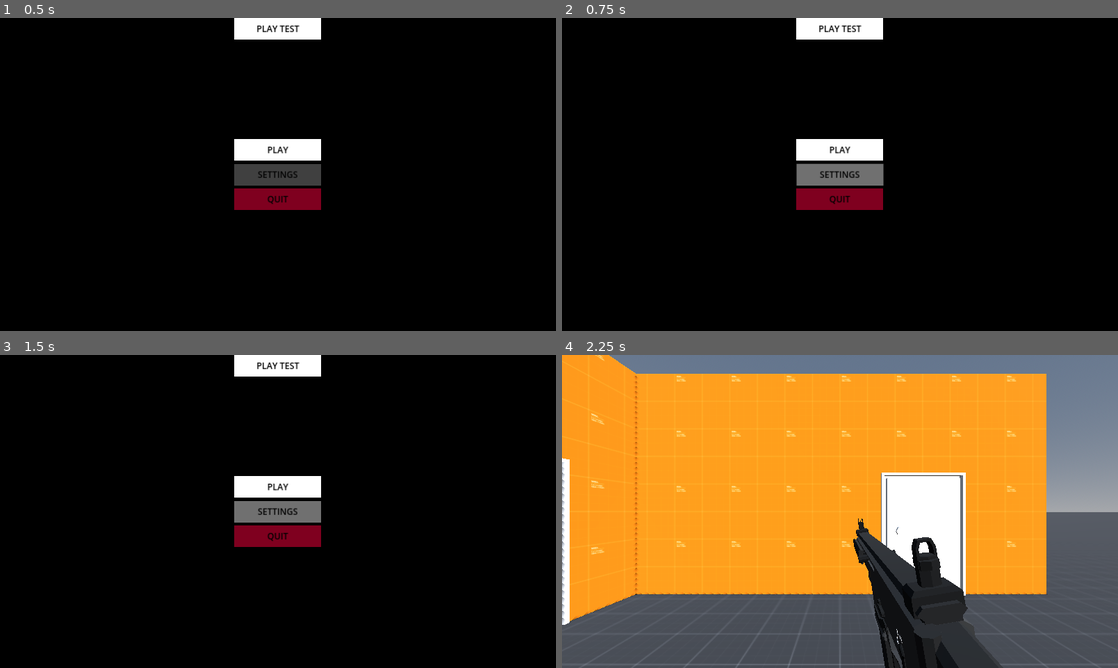
Above: before the commit, frames 1-4 (two rows, left to right).
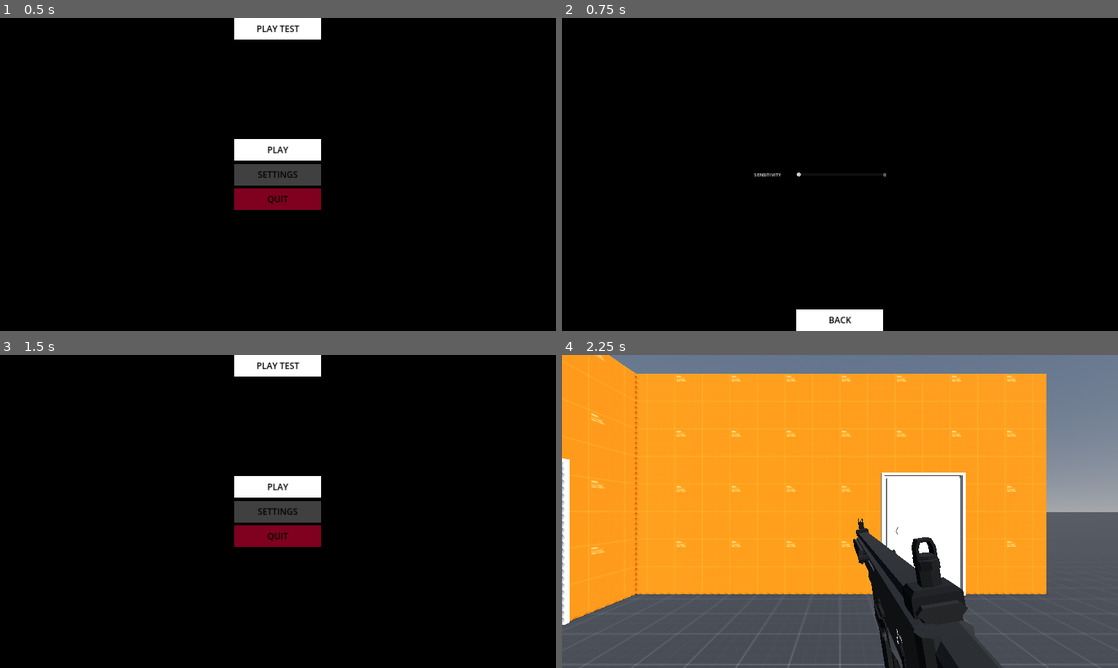
Above: after the commit, the same moments.

Repository: Ieida/Tactical-FPS-Godot
Game: Godot game, scene res://main_menu/main_menu.tscn
Same seed, same stepped clock (60 frames per second), same inputs: the game is played once before the commit and once after it. The engine's default icon, where the game draws it, is replaced by a stand-in: a white triangle on a blue panel in a dark square.
Inputs (mouse positions are in pixels of both pictures, inside the frame that each line leads up to):
- Up to frame 1 (0.5 s): no input
- Up to frame 2 (0.75 s): click "SETTINGS" at 0.5 s
- Up to frame 3 (1.5 s): click (278, 658) at 1.25 s, where only the run after the commit has a clickable "BACK"
- Up to frame 4 (2.25 s): click "PLAY TEST" at 2 s

Frame 1 is identical in both runs. In frame 2, 5.4% of the frame differs, in the area x 34-59%, y 0-100%; in frame 3, 1.0%; in frame 4, nothing differs.
Error after the commit: Invalid access to property or key 'value' on a base object of type 'Nil'. (res://main_menu/main_menu.tscn::GDScript_hcjw5:6)

Commit message:
added settings to main menu

Diff:
--- a/main_menu/main_menu.tscn
+++ b/main_menu/main_menu.tscn
@@ -1,6 +1,36 @@
-[gd_scene load_steps=7 format=3 uid="uid://bfc5uoymqgvht"]
+[gd_scene load_steps=10 format=3 uid="uid://bfc5uoymqgvht"]
 
 [ext_resource type="PackedScene" uid="uid://cupa3ej4bslnb" path="res://menu_button/menu_button.tscn" id="1_p7dyk"]
+
+[sub_resource type="GDScript" id="GDScript_05nvt"]
+resource_name = "main_menu"
+script/source = "extends Control
+
+func _ready():
+	$MainMenu.show()
+	$SettingsMenu.hide()
+
+	# Button signals
+	$MainMenu/Play.pressed.connect(_on_main_menu_play_pressed)
+	$MainMenu/Settings.pressed.connect(_on_main_menu_settings_pressed)
+	$MainMenu/Quit.pressed.connect(_on_main_menu_quit_pressed)
+
+	$SettingsMenu/Back.pressed.connect(_on_settings_menu_back_pressed)
+
+func _on_main_menu_play_pressed():
+	print(\"MAIN MENU PLAY NOT IMPLEMENTED\")
+
+func _on_main_menu_settings_pressed():
+	$MainMenu.hide()
+	$SettingsMenu.show()
+
+func _on_main_menu_quit_pressed():
+	get_tree().quit(0)
+
+func _on_settings_menu_back_pressed():
+	$SettingsMenu.hide()
+	$MainMenu.show()
+"
 
 [sub_resource type="StyleBoxFlat" id="StyleBoxFlat_b122x"]
 resource_local_to_scene = true
@@ -33,6 +63,26 @@
 resource_local_to_scene = true
 bg_color = Color(0.498039, 0, 0.121569, 1)
 
+[sub_resource type="StyleBoxFlat" id="StyleBoxFlat_5o15y"]
+resource_local_to_scene = true
+bg_color = Color(1, 1, 1, 1)
+
+[sub_resource type="GDScript" id="GDScript_hcjw5"]
+resource_name = "sensitivity_slider"
+script/source = "extends HSlider
+
+@export var sens: Sensitivity
+
+func _ready():
+	set_value_no_signal(sens.value)
+	$Label2.text = str(sens.value)
+	value_changed.connect(_on_value_changed)
+
+func _on_value_changed(new_value: float):
+	$Label2.text = str(new_value)
+	sens.value = new_value
+"
+
 [node name="MainMenu" type="Control"]
 layout_mode = 3
 anchors_preset = 15
@@ -40,8 +90,9 @@
 anchor_bottom = 1.0
 grow_horizontal = 2
 grow_vertical = 2
-
-[node name="ColorRect" type="ColorRect" parent="."]
+script = SubResource("GDScript_05nvt")
+
+[node name="Background" type="ColorRect" parent="."]
 layout_mode = 1
 anchors_preset = 15
 anchor_right = 1.0
@@ -50,7 +101,16 @@
 grow_vertical = 2
 color = Color(0, 0, 0, 1)
 
-[node name="PlayTest" parent="." instance=ExtResource("1_p7dyk")]
+[node name="MainMenu" type="Control" parent="."]
+visible = false
+layout_mode = 1
+anchors_preset = 15
+anchor_right = 1.0
+anchor_bottom = 1.0
+grow_horizontal = 2
+grow_vertical = 2
+
+[node name="PlayTest" parent="MainMenu" instance=ExtResource("1_p7dyk")]
 layout_mode = 1
 anchors_preset = 5
 anchor_left = 0.5
@@ -66,8 +126,9 @@
 theme_override_styles/focus = SubResource("StyleBoxFlat_b122x")
 text = "PLAY TEST"
 script = SubResource("GDScript_ysa8p")
-
-[node name="Play" parent="." instance=ExtResource("1_p7dyk")]
+stylebox = SubResource("StyleBoxFlat_b122x")
+
+[node name="Play" parent="MainMenu" instance=ExtResource("1_p7dyk")]
 layout_mode = 1
 anchors_preset = 8
 anchor_left = 0.5
@@ -88,7 +149,7 @@
 text = "PLAY"
 stylebox = SubResource("StyleBoxFlat_hbqke")
 
-[node name="Settings" parent="." instance=ExtResource("1_p7dyk")]
+[node name="Settings" parent="MainMenu" instance=ExtResource("1_p7dyk")]
 layout_mode = 1
 anchors_preset = 8
 anchor_left = 0.5
@@ -109,7 +170,7 @@
 text = "SETTINGS"
 stylebox = SubResource("StyleBoxFlat_s8my8")
 
-[node name="Quit" parent="." instance=ExtResource("1_p7dyk")]
+[node name="Quit" parent="MainMenu" instance=ExtResource("1_p7dyk")]
 layout_mode = 1
 anchors_preset = 8
 anchor_left = 0.5
@@ -129,3 +190,71 @@
 theme_override_styles/focus = SubResource("StyleBoxFlat_1dx85")
 text = "QUIT"
 stylebox = SubResource("StyleBoxFlat_1dx85")
+
+[node name="SettingsMenu" type="Control" parent="."]
+layout_mode = 1
+anchors_preset = 15
+anchor_right = 1.0
+anchor_bottom = 1.0
+grow_horizontal = 2
+grow_vertical = 2
+
+[node name="Back" parent="SettingsMenu" instance=ExtResource("1_p7dyk")]
+layout_mode = 1
+anchors_preset = 7
+anchor_left = 0.5
+anchor_top = 1.0
+anchor_right = 0.5
+anchor_bottom = 1.0
+offset_left = -150.0
+offset_top = -75.0
+offset_right = 150.0
+offset_bottom = 0.0
+grow_horizontal = 2
+grow_vertical = 0
+theme_override_styles/normal = SubResource("StyleBoxFlat_5o15y")
+theme_override_styles/hover = SubResource("StyleBoxFlat_5o15y")
+theme_override_styles/pressed = SubResource("StyleBoxFlat_5o15y")
+theme_override_styles/disabled = SubResource("StyleBoxFlat_5o15y")
+theme_override_styles/focus = SubResource("StyleBoxFlat_5o15y")
+text = "BACK"
+stylebox = SubResource("StyleBoxFlat_5o15y")
+
+[node name="HSlider" type="HSlider" parent="SettingsMenu"]
+layout_mode = 1
+anchors_preset = 8
+anchor_left = 0.5
+anchor_top = 0.5
+anchor_right = 0.5
+anchor_bottom = 0.5
+offset_left = -150.0
+offset_top = -8.0
+offset_right = 150.0
+offset_bottom = 8.0
+grow_horizontal = 2
+grow_vertical = 2
+script = SubResource("GDScript_hcjw5")
+
+[node name="Label" type="Label" parent="SettingsMenu/HSlider"]
+layout_mode = 1
+anchors_preset = 4
+anchor_top = 0.5
+anchor_bottom = 0.5
+offset_left = -147.0
+offset_top = -11.5
+offset_right = -55.0
+offset_bottom = 11.5
+grow_vertical = 2
+text = "SENSITIVITY"
+
+[node name="Label2" type="Label" parent="SettingsMenu/HSlider"]
+layout_mode = 1
+anchors_preset = 4
+anchor_top = 0.5
+anchor_bottom = 0.5
+offset_left = 300.0
+offset_top = -11.5
+offset_right = 392.0
+offset_bottom = 11.5
+grow_vertical = 2
+text = "0"
--- a/player/player.tscn
+++ b/player/player.tscn
@@ -1,9 +1,10 @@
-[gd_scene load_steps=47 format=3 uid="uid://cwtrpjm3y5u7k"]
+[gd_scene load_steps=48 format=3 uid="uid://cwtrpjm3y5u7k"]
 
 [ext_resource type="Script" path="res://player/player.gd" id="1_ugqs2"]
 [ext_resource type="PackedScene" uid="uid://d2fpiuj2xxby6" path="res://nausea/nausea.tscn" id="2_135jv"]
 [ext_resource type="Script" path="res://player_character/player_character.gd" id="2_bxk1o"]
 [ext_resource type="Script" path="res://player_camera/player_camera.gd" id="2_jgt6g"]
+[ext_resource type="Resource" uid="uid://dvnrjkojje818" path="res://player/sensitivity.tres" id="4_7jfg2"]
 [ext_resource type="Script" path="res://player_weapon/player_weapon.gd" id="4_pbdc1"]
 [ext_resource type="PackedScene" uid="uid://dgueiygo0ljxc" path="res://health/health.tscn" id="5_v7jk3"]
 [ext_resource type="Script" path="res://magazine/magazine.gd" id="6_7fstl"]
@@ -676,6 +677,7 @@
 current = true
 script = ExtResource("2_jgt6g")
 body = NodePath("../..")
+sensitivity = ExtResource("4_7jfg2")
 
 [node name="Weapons" type="Node3D" parent="CharacterBody3D/Node3D/PlayerCamera"]
 
--- /dev/null
+++ b/player/sensitivity.tres
@@ -0,0 +1,7 @@
+[gd_resource type="Resource" script_class="Sensitivity" load_steps=2 format=3 uid="uid://dvnrjkojje818"]
+
+[ext_resource type="Script" path="res://sensitivity/sensitivity.gd" id="1_n0m1f"]
+
+[resource]
+script = ExtResource("1_n0m1f")
+value = 50.0
--- a/player_camera/player_camera.gd
+++ b/player_camera/player_camera.gd
@@ -2,14 +2,14 @@
 class_name PlayerCamera
 
 @export var body: Node3D
-@export var sensitivity: float = 50
+@export var sensitivity: Sensitivity
 var x: float
 var y: float
 
 func _input(event):
 	if event is InputEventMouseMotion:
-		look_x(-event.relative.y / 1080.0 * sensitivity)
-		look_y(-event.relative.x / 1920.0 * sensitivity)
+		look_x(-event.relative.y / 1080.0 * sensitivity.value)
+		look_y(-event.relative.x / 1920.0 * sensitivity.value)
 
 func _process(_delta):
 	basis = Basis()
--- /dev/null
+++ b/sensitivity/sensitivity.gd
@@ -0,0 +1,5 @@
+extends Resource
+
+class_name Sensitivity
+
+@export var value: float
